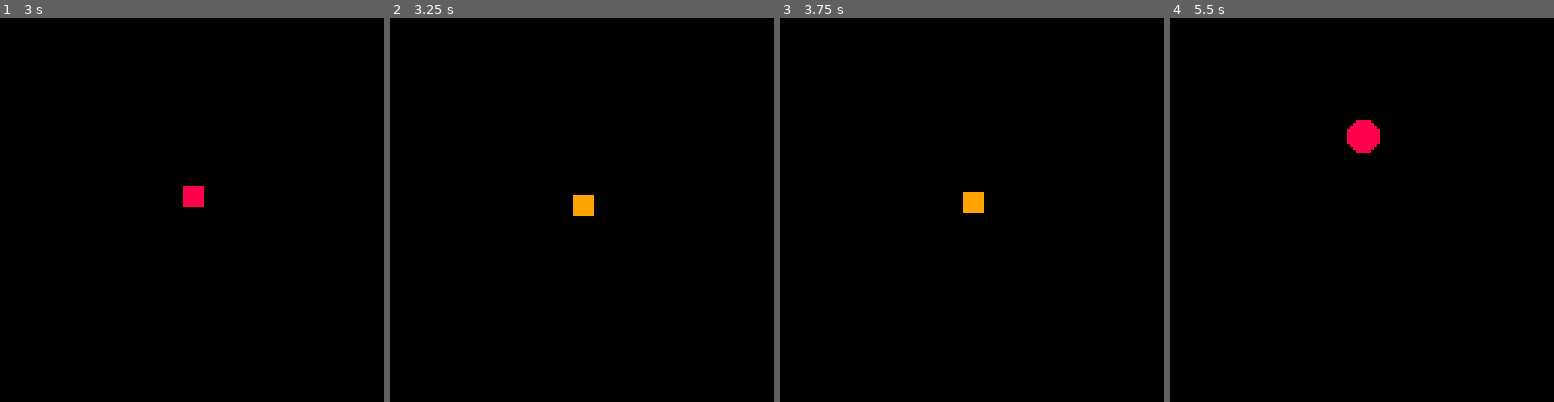
Above: before the commit, frames 1-4 (left to right).
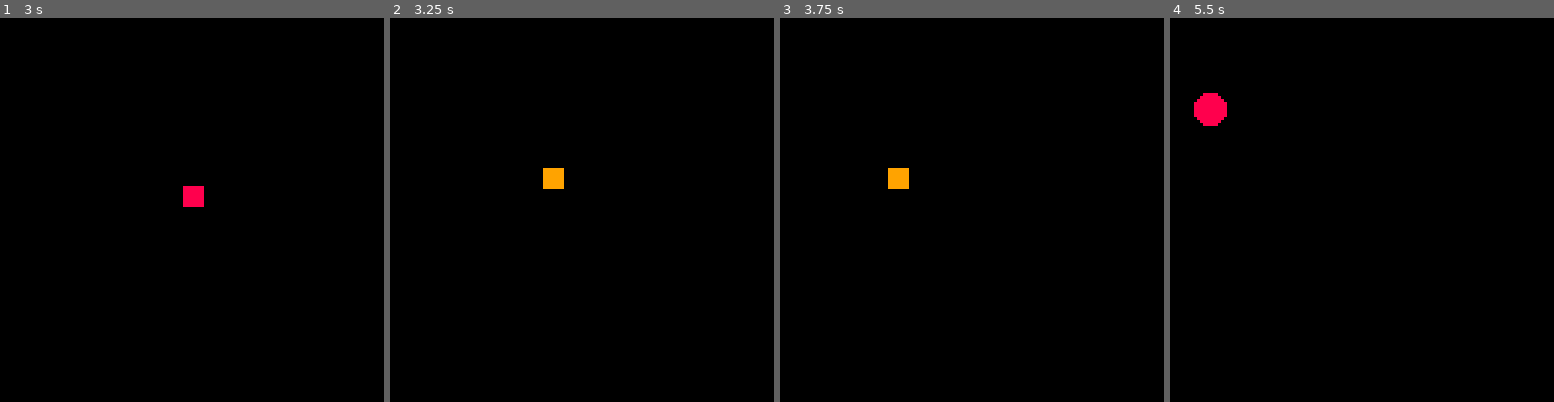
Above: after the commit, the same moments.

Repository: shen-sat/pico8-copilot
Game: PICO-8 cartridge game.p8
Two runs of this game, one before a commit and one after it. Both use one fixed random seed, a clock stepped at 60 frames per second and the inputs below.
Inputs:
- Up to frame 1 (3 s): hold Right 1.6-2.1 s; hold Up 2.15-2.42 s; hold Right from 2.47 s (still down)
- Up to frame 2 (3.25 s): release Right at 3.03 s; hold Left from 3.08 s (still down)
- Up to frame 3 (3.75 s): release Left at 3.58 s
- Up to frame 4 (5.5 s): hold Right 4.02-4.68 s; hold Up 4.73-5.03 s; hold Left from 5.08 s (still down)

Frame 1 is identical in both runs. In frame 2, 0.6% of the frame differs, in the area x 39-54%, y 39-52%; in frame 3, 0.6%; in frame 4, 1.2%, in the area x 6-55%, y 19-36%.

Commit message:
Add a simple move state

Diff:
--- a/controller.lua
+++ b/controller.lua
@@ -3,6 +3,7 @@
     handle_input = function()
         if btnp(0) then -- Left button
             player:set_animation_state(player_animations.left)
+            player:set_move_state(player_move_states.left)
         elseif btnp(1) then -- Right button
             player:set_animation_state(player_animations.right)
             player:set_move_state(player_move_states.right)
--- a/player/player_move_states.lua
+++ b/player/player_move_states.lua
@@ -1,16 +1,35 @@
 -- Player-specific move states
 
 player_move_states = {
-    idle = create_move_state(1, {
+    idle = create_framed_move_state(1, {
         {x = 0, y = 0} -- frame 1
     }, true),
 
-    right = create_move_state(10, {
+    right = create_framed_move_state(10, {
         {y = -3}, -- frame 1
         {y = 3},  -- frame 2
         {y = -2}, -- frame 3
         {y = 2},  -- frame 4
         {y = -1}, -- frame 5
         {y = 1}   -- frame 6
-    }, false)
+    }, false),
+
+    left = create_simple_move_state(
+        function(self)
+            self.counter = self.counter + 1
+            if self.counter > 30 then
+                handle_next_state(self)
+            elseif self.counter > 10 then
+                self.x = -0.5
+            else
+                self.x = -2
+            end
+        end,
+        function(self)
+            self.x = 0
+            self.y = 0
+            self.counter = 0
+        end,
+        {counter = 0}
+    )
 }
--- a/shared.lua
+++ b/shared.lua
@@ -56,21 +56,24 @@
     if state == player_move_states.right then
         player:set_move_state(player_move_states.idle)
     end
+    if state == player_move_states.left then
+        player:set_move_state(player_move_states.idle)
+    end
 end
 
-function create_move_state(speed, frames, loop)
-    assert(type(speed) == "number" and speed > 0, "[create_move_state] 'speed' must be a positive number")
-    assert(type(frames) == "table" and #frames > 0, "[create_move_state] 'frames' must be a non-empty table")
+function create_framed_move_state(speed, frames, loop)
+    assert(type(speed) == "number" and speed > 0, "[create_framed_move_state] 'speed' must be a positive number")
+    assert(type(frames) == "table" and #frames > 0, "[create_framed_move_state] 'frames' must be a non-empty table")
     for i, frame in ipairs(frames) do
-        assert(type(frame) == "table", "[create_move_state] frame #"..i.." must be a table with x and/or y keys")
+        assert(type(frame) == "table", "[create_framed_move_state] frame #"..i.." must be a table with x and/or y keys")
         if frame.x ~= nil then
-            assert(type(frame.x) == "number", "[create_move_state] frame #"..i.." 'x' must be a number if present")
+            assert(type(frame.x) == "number", "[create_framed_move_state] frame #"..i.." 'x' must be a number if present")
         end
         if frame.y ~= nil then
-            assert(type(frame.y) == "number", "[create_move_state] frame #"..i.." 'y' must be a number if present")
+            assert(type(frame.y) == "number", "[create_framed_move_state] frame #"..i.." 'y' must be a number if present")
         end
     end
-    assert(type(loop) == "boolean", "[create_move_state] 'loop' must be a boolean value")
+    assert(type(loop) == "boolean", "[create_framed_move_state] 'loop' must be a boolean value")
     return {
         speed = speed,
         frames = frames,
@@ -111,3 +114,23 @@
         end
     }
 end
+
+function create_simple_move_state(update_fn, reset_fn, attrs)
+    local state = {
+        x = 0,
+        y = 0,
+        update = update_fn,
+        move = function(self, caller)
+            caller.x += self.x
+            caller.y += self.y
+        end,
+        reset = reset_fn
+    }
+    -- Copy all keys from attrs (if provided) into the state as private attributes
+    if attrs then
+        for k, v in pairs(attrs) do
+            state[k] = v
+        end
+    end
+    return state
+end
